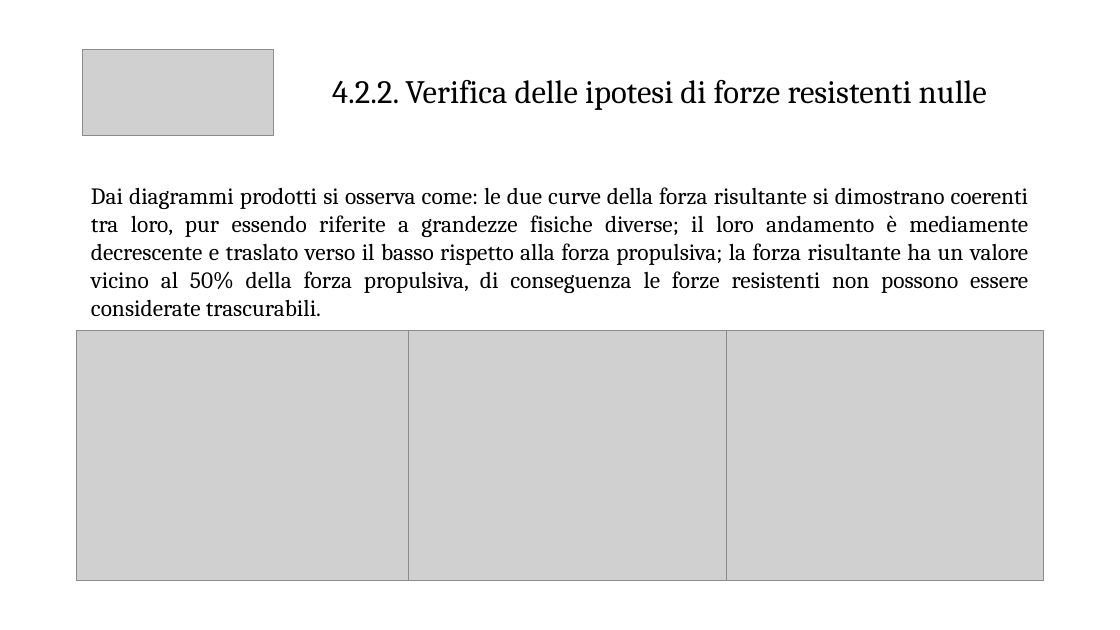
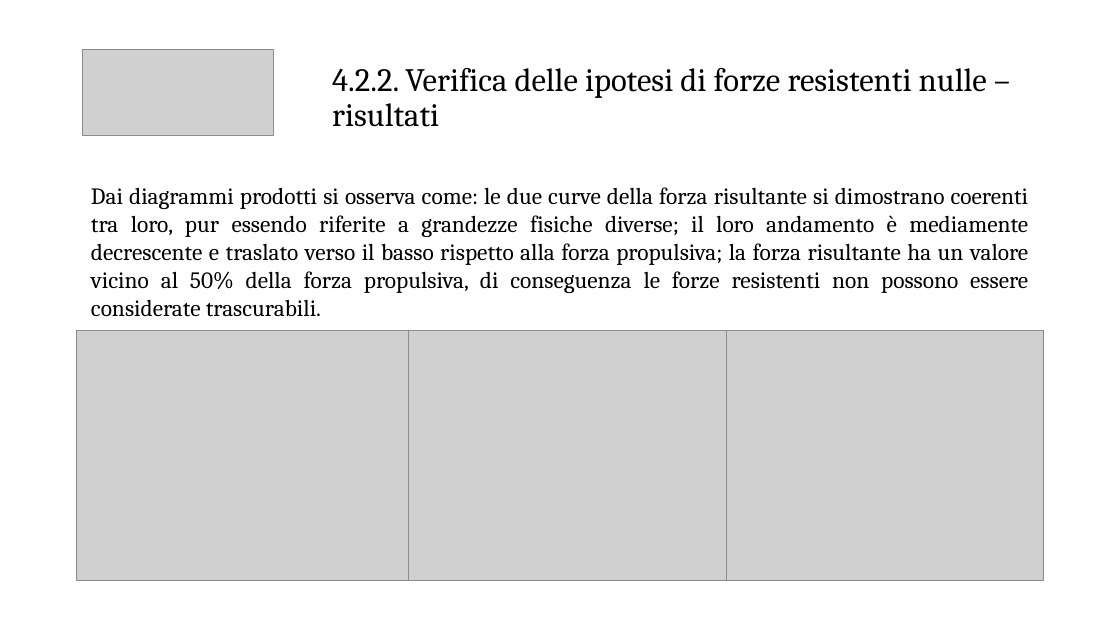
Before and after one commit to emanuele-cason/Tesi, a slide deck: slide 12 of Presentazione/Presentazione relazione.pptx. Drawn at 1120x630 pixels with LibreOffice and Linux fonts; fonts in the diff are those of the drawing; grey boxes stand for pictures. Boxes give left, top, right and bottom in pixels: in the first picture for what was removed or moved away, otherwise in the second. Text is boxed around its words. In the diff, an @@ line names an element or a change of style, - is before the commit and + after.

```diff
--- a/Presentazione/Presentazione relazione.pptx
+++ b/Presentazione/Presentazione relazione.pptx
@@ title at (x1=332, y1=68, x2=987, y2=127): text changed @@
-4.2.2. Verifica delle ipotesi di forze resistenti nulle
+4.2.2. Verifica delle ipotesi di forze resistenti nulle – risultati
```
Also in this commit, not shown: 10 other slides changed, 2 other files.
